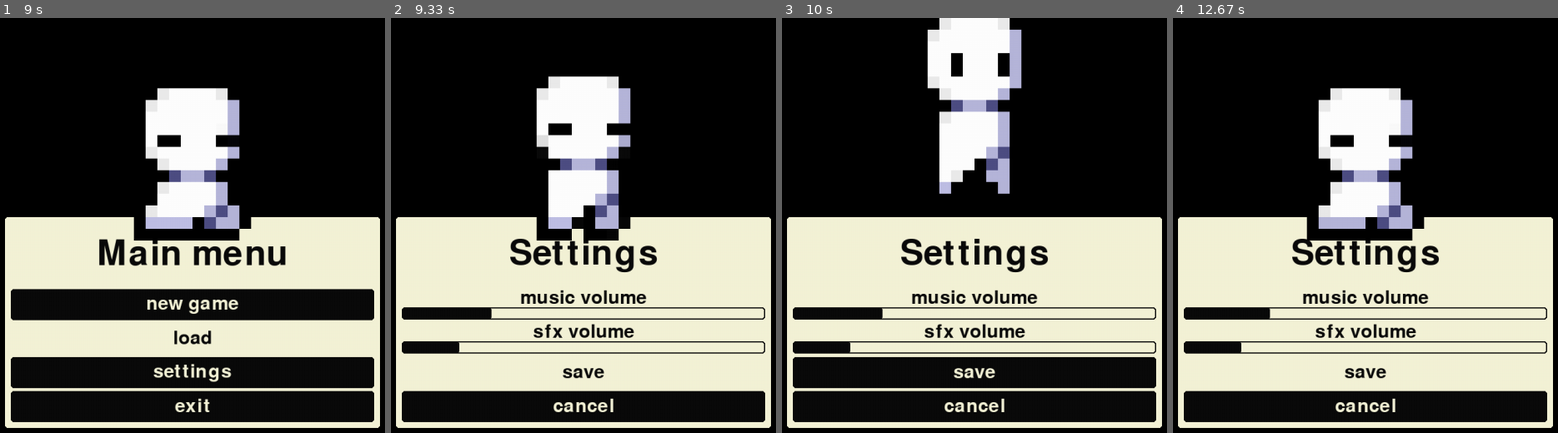
Above: before the commit, frames 1-4 (left to right).
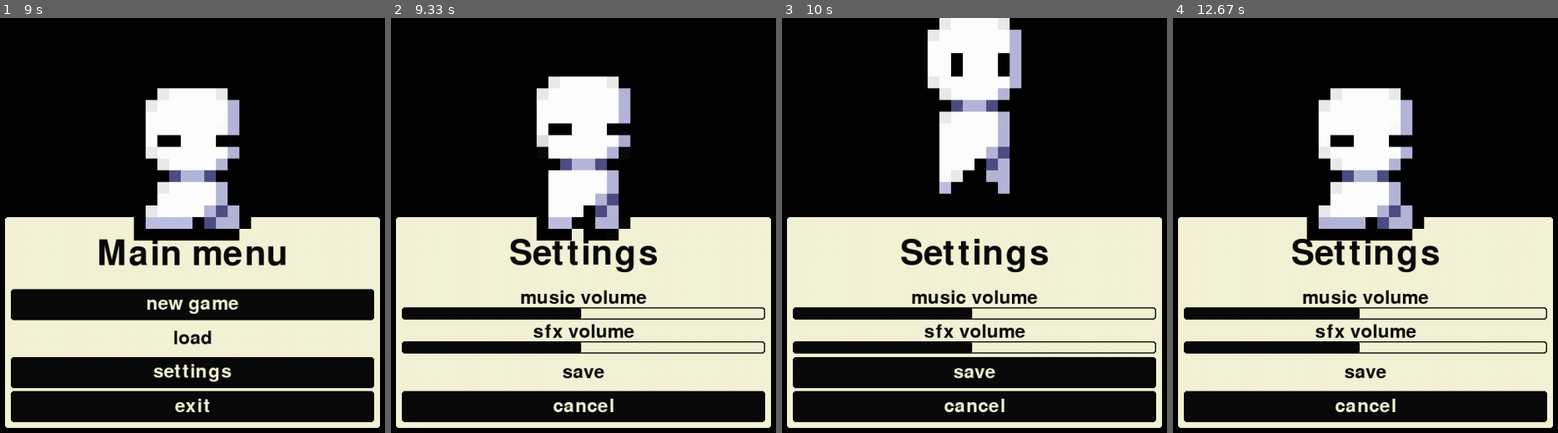
Above: after the commit, the same moments.

Repository: TalkierTick9904/sprite-stacking-platformer-pygame
Game: pygame game, started from main.py
Same seed, same stepped clock (60 frames per second), same inputs: the game is played once before the commit and once after it.
Inputs (mouse positions are in pixels of both pictures, inside the frame that each line leads up to):
- Up to frame 1 (9 s): click (192, 229) at 0.38 s; click (157, 337) at 4.58 s; click (192, 279) at 4.92 s; click (15, 300) at 6.92 s; click (outside the picture) at 7.25 s; click (80, 350) at 7.58 s; click (outside the picture) at 7.92 s; click (234, 345) at 8.92 s
- Up to frame 2 (9.33 s): click (718, 370) at 9.25 s
- Up to frame 3 (10 s): click (outside the picture) at 9.58 s
- Up to frame 4 (12.67 s): click "save" at 10.25 s; click (1430, 159) at 10.58 s; click (1284, 354) at 11.25 s; click (outside the picture) at 11.58 s; click (1353, 300) at 11.92 s; click (outside the picture) at 12.25 s; click (1531, 362) at 12.58 s

Frame 1 is identical in both runs. In frame 2, 1.4% of the frame differs, in the area x 17-50%, y 69-81%; in frame 3, 1.4%; in frame 4, 1.4%.

Commit message:
change paths to be os agnostic

Diff:
--- a/data/settings.txt
+++ /dev/null
@@ -1,2 +0,0 @@
-MUSIC_VOLUME 25
-SFX_VOLUME 16
--- a/main.py
+++ b/main.py
@@ -63,7 +63,7 @@
             # смена музыкальной темы, если игра запущена после поражения или победы
             if pygame.mixer.music.get_busy() and self.music_name != "main_theme":
                 pygame.mixer.music.fadeout(100)
-                pygame.mixer.music.load("assets/sounds/theme_main.wav")
+                pygame.mixer.music.load(Path("assets/sounds/theme_main.wav"))
                 pygame.mixer.music.play(-1, fade_ms=100)
             # обработка файла сохранения
             save = SAVES[self.loading_to[:-4]]
@@ -223,7 +223,7 @@
                     # сохранение при нажатии определенной кнопки
                     elif name[-2:] == "_s":
                         name = name[:-2]
-                        SAVES[name] = f"data/saves/{name}.txt"
+                        SAVES[name] = Path(f"data/saves/{name}.txt")
                         with open(SAVES[name], "w") as file:
                             for key, val in self.to_save.items():
                                 file.write(f"{key} {val}\n")
@@ -259,7 +259,7 @@
             channel.stop()
         if pygame.mixer.music.get_busy():
             pygame.mixer.music.fadeout(100)
-        pygame.mixer.music.load("assets/sounds/theme_main.wav")
+        pygame.mixer.music.load(Path("assets/sounds/theme_main.wav"))
         pygame.mixer.music.play(-1, fade_ms=100)
         self.music_name = "main_theme"
         menu = MainMenu(self.screen, self.font)
@@ -297,7 +297,7 @@
             channel.stop()
         if pygame.mixer.music.get_busy():
             pygame.mixer.music.fadeout(100)
-        pygame.mixer.music.load("assets/sounds/theme_win.wav")
+        pygame.mixer.music.load(Path("assets/sounds/theme_win.wav"))
         pygame.mixer.music.play(-1, fade_ms=100)
         self.music_name = "win_theme"
         menu = WinMenu(self.screen, self.font, self)
@@ -330,7 +330,7 @@
             channel.stop()
         if pygame.mixer.music.get_busy():
             pygame.mixer.music.fadeout(100)
-        pygame.mixer.music.load("assets/sounds/theme_lose.wav")
+        pygame.mixer.music.load(Path("assets/sounds/theme_lose.wav"))
         pygame.mixer.music.play(-1, fade_ms=100)
         self.music_name = "lose_menu"
         menu = LoseMenu(self.screen, self.font)
--- a/menus.py
+++ b/menus.py
@@ -225,7 +225,7 @@
             pygame.mixer.music.set_volume(MUSIC_VOLUME / 100)
             for _, sound in SOUNDS.items():
                 sound.set_volume(SFX_VOLUME / 100)
-            with open("data/settings.txt", "w") as file:
+            with open(Path("data/settings.txt"), "w") as file:
                 file.write(f"MUSIC_VOLUME {MUSIC_VOLUME}\nSFX_VOLUME {SFX_VOLUME}\n")
             buttons = {"resume": pygame.Rect(0, 0, 0, 0), "save": pygame.Rect(0, 0, 0, 0),
                        "load": pygame.Rect(0, 0, 0, 0), "settings": pygame.Rect(0, 0, 0, 0),
@@ -293,7 +293,7 @@
             pygame.mixer.music.set_volume(MUSIC_VOLUME / 100)
             for _, sound in SOUNDS.items():
                 sound.set_volume(SFX_VOLUME / 100)
-            with open("data/settings.txt", "w") as file:
+            with open(Path("data/settings.txt"), "w") as file:
                 file.write(f"MUSIC_VOLUME {MUSIC_VOLUME}\nSFX_VOLUME {SFX_VOLUME}\n")
             buttons = {"new game": pygame.Rect(0, 0, 0, 0), "load": pygame.Rect(0, 0, 0, 0),
                        "settings": pygame.Rect(0, 0, 0, 0), "exit": pygame.Rect(0, 0, 0, 0)}
--- a/settings.py
+++ b/settings.py
@@ -2,6 +2,7 @@
 import re
 import sys
 import pygame
+from pathlib import Path
 
 # в этом файле все переменные, которые используются в разных файлах проекта
 pygame.init()
@@ -20,8 +21,10 @@
 MUSIC_VOLUME = 50
 SFX_VOLUME = 50
 # загрузка настроек из файла и создание такого, если его нет
-if os.path.isfile("data/settings.txt"):
-    with open("data/settings.txt", "r") as file:
+if not os.path.isdir("data"):
+    os.mkdir("data")
+if os.path.isfile(Path("data/settings.txt")):
+    with open(Path("data/settings.txt"), "r") as file:
         for line in file.readlines():
             key, val = line.split()
             if key == "MUSIC_VOLUME":
@@ -29,20 +32,20 @@
             elif key == "SFX_VOLUME":
                 SFX_VOLUME = int(val)
 else:
-    with open("data/settings.txt", "w") as file:
+    with open(Path("data/settings.txt"), "w") as file:
         file.write(f"MUSIC_VOLUME {MUSIC_VOLUME}\nSFX_VOLUME {SFX_VOLUME}\n")
 # все звуки в игре
 SOUNDS = {
-    "shot": pygame.mixer.Sound("assets/sounds/shot.ogg"),
-    "explosion": pygame.mixer.Sound("assets/sounds/explosion.wav"),
-    "walking": pygame.mixer.Sound("assets/sounds/walking.wav"),
-    "sprinting": pygame.mixer.Sound("assets/sounds/sprinting.wav"),
-    "door": pygame.mixer.Sound("assets/sounds/door.wav"),
-    "box": pygame.mixer.Sound("assets/sounds/box.wav"),
-    "coin": pygame.mixer.Sound("assets/sounds/coin.wav"),
-    "damage": pygame.mixer.Sound("assets/sounds/damage.ogg"),
-    "death": pygame.mixer.Sound("assets/sounds/death.wav"),
-    "heal": pygame.mixer.Sound("assets/sounds/heal.wav"),
+    "shot": pygame.mixer.Sound(Path("assets/sounds/shot.ogg")),
+    "explosion": pygame.mixer.Sound(Path("assets/sounds/explosion.wav")),
+    "walking": pygame.mixer.Sound(Path("assets/sounds/walking.wav")),
+    "sprinting": pygame.mixer.Sound(Path("assets/sounds/sprinting.wav")),
+    "door": pygame.mixer.Sound(Path("assets/sounds/door.wav")),
+    "box": pygame.mixer.Sound(Path("assets/sounds/box.wav")),
+    "coin": pygame.mixer.Sound(Path("assets/sounds/coin.wav")),
+    "damage": pygame.mixer.Sound(Path("assets/sounds/damage.ogg")),
+    "death": pygame.mixer.Sound(Path("assets/sounds/death.wav")),
+    "heal": pygame.mixer.Sound(Path("assets/sounds/heal.wav")),
 }
 for name, sound in SOUNDS.items():
     sound.set_volume(SFX_VOLUME / 100)
@@ -56,55 +59,55 @@
 # анимации в меню
 MENU_ANIMATIONS_ATTRS = {
     "main_menu": {
-        "path": "assets/menu_animations/main_menu.png",
+        "path": Path("assets/menu_animations/main_menu.png"),
         "num_layers": 8,
         "scale": 20,
     },
     "pause_menu": {
-        "path": "assets/menu_animations/pause_menu.png",
+        "path": Path("assets/menu_animations/pause_menu.png"),
         "num_layers": 4,
         "scale": 15,
     },
     "win_menu": {
-        "path": "assets/menu_animations/win_menu.png",
+        "path": Path("assets/menu_animations/win_menu.png"),
         "num_layers": 4,
         "scale": 20,
     },
     "lose_menu": {
-        "path": "assets/menu_animations/lose_menu.png",
+        "path": Path("assets/menu_animations/lose_menu.png"),
         "num_layers": 4,
         "scale": 20,
     },
 }
 # иконки
 ICONS = {
-    "health": "assets/icons/health.png",
-    "coins": "assets/icons/coins.png",
-    "level": "assets/icons/level.png",
-    "reloading": "assets/icons/reloading.png",
-    "sprinting": "assets/icons/sprinting.png",
+    "health": Path("assets/icons/health.png"),
+    "coins": Path("assets/icons/coins.png"),
+    "level": Path("assets/icons/level.png"),
+    "reloading": Path("assets/icons/reloading.png"),
+    "sprinting": Path("assets/icons/sprinting.png"),
 }
 # сущности
 ENTITY_SPRITE_ATTRS = {
     "player": {
-        "walking": "assets/entities/player/player_walking.png",
-        "standing": "assets/entities/player/player_standing.png",
-        "dying": "assets/entities/player/player_dying.png",
-        "attacking": "assets/entities/player/player_attacking.png",
-        "damaging": "assets/entities/player/player_damaging.png",
-        "sprinting": "assets/entities/player/player_sprinting.png",
-        "mask_path": "assets/entities/player/mask.png",
+        "walking": Path("assets/entities/player/player_walking.png"),
+        "standing": Path("assets/entities/player/player_standing.png"),
+        "dying": Path("assets/entities/player/player_dying.png"),
+        "attacking": Path("assets/entities/player/player_attacking.png"),
+        "damaging": Path("assets/entities/player/player_damaging.png"),
+        "sprinting": Path("assets/entities/player/player_sprinting.png"),
+        "mask_path": Path("assets/entities/player/mask.png"),
         "num_layers": 4,
         "scale": 8,
         "y_offset": 0,
     },
     "enemy": {
-        "walking": "assets/entities/enemy/enemy_walking.png",
-        "standing": "assets/entities/enemy/enemy_standing.png",
-        "dying": "assets/entities/enemy/enemy_dying.png",
-        "attacking": "assets/entities/enemy/enemy_attacking.png",
-        "damaging": "assets/entities/enemy/enemy_damaging.png",
-        "mask_path": "assets/entities/enemy/mask.png",
+        "walking": Path("assets/entities/enemy/enemy_walking.png"),
+        "standing": Path("assets/entities/enemy/enemy_standing.png"),
+        "dying": Path("assets/entities/enemy/enemy_dying.png"),
+        "attacking": Path("assets/entities/enemy/enemy_attacking.png"),
+        "damaging": Path("assets/entities/enemy/enemy_damaging.png"),
+        "mask_path": Path("assets/entities/enemy/mask.png"),
         "num_layers": 4,
         "scale": 8,
         "y_offset": 0,
@@ -112,53 +115,53 @@
     "explosion": {
         "num_layers": 7,
         "scale": 1,
-        "path": "assets/entities/explosion/explosion.png",
+        "path": Path("assets/entities/explosion/explosion.png"),
         "y_offset": 50,
     },
     "bullet": {
         "num_layers": 1,
         "scale": 0.4,
-        "path": "assets/entities/bullet/bullet.png",
+        "path": Path("assets/entities/bullet/bullet.png"),
         "y_offset": 50,
     },
     "door": {
         "num_layers": 1,
         "scale": 4,
-        "path": "assets/entities/door/door_closed.png",
-        "alt": "assets/entities/door/door_open.png",
-        "mask_path": "assets/entities/door/mask.png",
+        "path": Path("assets/entities/door/door_closed.png"),
+        "alt": Path("assets/entities/door/door_open.png"),
+        "mask_path": Path("assets/entities/door/mask.png"),
         "y_offset": -30,
     },
 }
 # сложенные спрайты
 STACKED_SPRITE_ATTRS = {
     "coin": {
-        "path": "assets/stacked_sprites/coin.png",
+        "path": Path("assets/stacked_sprites/coin.png"),
         "num_layers": 18,
         "scale": 5,
         "y_offset": 0,
     },
     "medkit": {
-        "path": "assets/stacked_sprites/medkit.png",
+        "path": Path("assets/stacked_sprites/medkit.png"),
         "num_layers": 24,
         "scale": 3.5,
         "y_offset": 0
     },
     "box": {
-        "path": "assets/stacked_sprites/box.png",
+        "path": Path("assets/stacked_sprites/box.png"),
         "num_layers": 12,
         "scale": 8,
         "y_offset": 10,
     },
     "grass": {
-        "path": "assets/stacked_sprites/grass.png",
+        "path": Path("assets/stacked_sprites/grass.png"),
         "num_layers": 12,
         "scale": 7,
         "y_offset": 20,
         "outline": False,
     },
     "tree": {
-        "path": "assets/stacked_sprites/tree.png",
+        "path": Path("assets/stacked_sprites/tree.png"),
         "num_layers": 43,
         "scale": 8,
         "y_offset": -130,
@@ -166,13 +169,13 @@
         "mask_layer": 3,
     },
     "wall": {
-        "path": "assets/stacked_sprites/wall.png",
+        "path": Path("assets/stacked_sprites/wall.png"),
         "num_layers": 21,
         "scale": 10,
         "y_offset": 10,
     },
     "tower": {
-        "path": "assets/stacked_sprites/tower.png",
+        "path": Path("assets/stacked_sprites/tower.png"),
         "num_layers": 21,
         "scale": 11,
         "y_offset": 10,
@@ -183,13 +186,13 @@
            "B": "box", "W": "wall", "T": "tower", "C": "coin", "M": "medkit"}
 # загрузка уровней из папки
 LEVELS = []
-level_path = "assets/levels"
+level_path = Path("assets/levels")
 path_list = []
 for path in os.listdir(level_path):
     path = os.path.join(level_path, path)
-    if os.path.isfile(path) and re.match("^level_[0-9]+\.txt$", path.split("/")[-1]): # type: ignore
+    if os.path.isfile(path) and re.match("^level_[0-9]+\.txt$", os.path.split(path)[1]): # type: ignore
         path_list.append(path)
-path_list = sorted(path_list, key=lambda x: int(x.split("/")[-1].split("_")[-1].strip(".txt")))
+path_list = sorted(path_list, key=lambda x: int(os.path.split(x)[1].split("_")[-1].strip(".txt")))
 for path in path_list:
     with open(path, "r") as file:
         level = [line.strip().split() for line in file]
@@ -200,12 +203,12 @@
     sys.exit(1)
 # загрузка сейвов из папки
 SAVES = dict()
-save_path = "data/saves"
+save_path = Path("data/saves")
 path_list = []
 if os.path.isdir(save_path):
     for path in os.listdir(save_path):
         path = os.path.join(save_path, path)
-        if os.path.isfile(path) and re.match("^.+\.txt$", path.split("/")[-1]): # type: ignore
-            SAVES[path.split("/")[-1][:-4]] = path
+        if os.path.isfile(path) and re.match("^.+\.txt$", os.path.split(path)[1]): # type: ignore
+            SAVES[os.path.split(path)[1][:-4]] = path
 else:
     os.mkdir(save_path)
